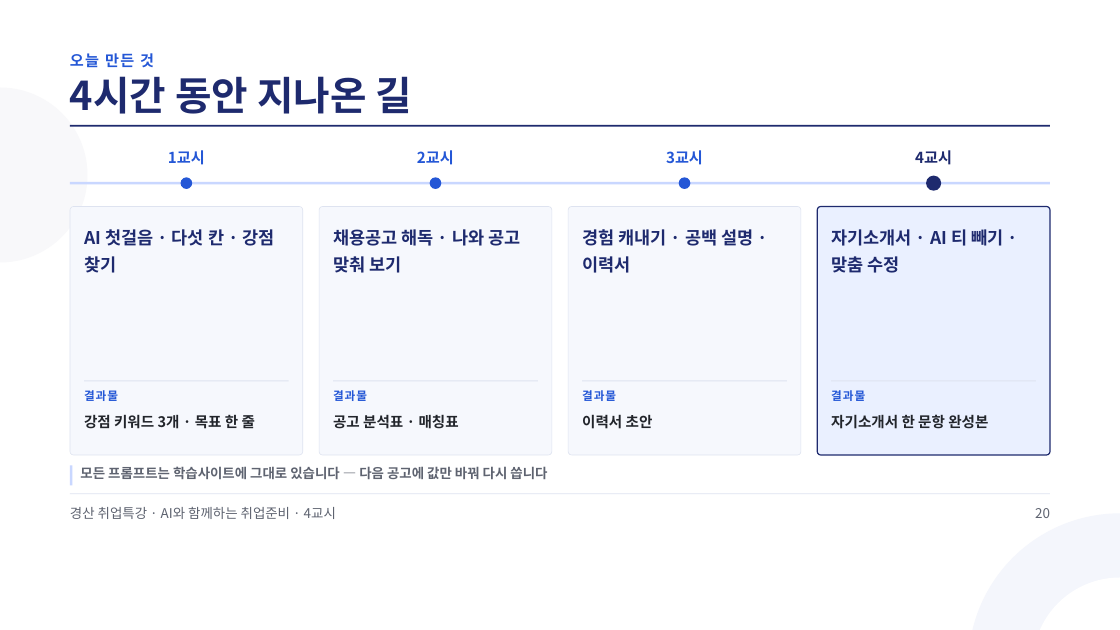
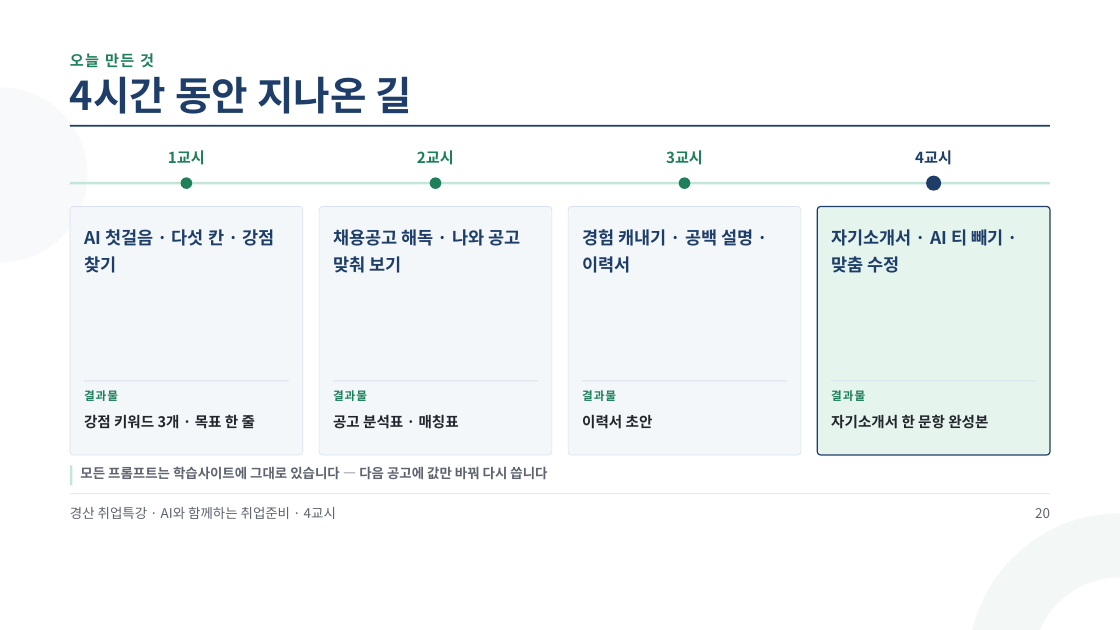
Before and after one commit to aebonlee/materials, a slide deck: slide 20 of gyeongsan/GSJOB_4교시_자기소개서.pptx. Drawn at 1120x630 pixels with LibreOffice and Linux fonts; fonts in the diff are those of the drawing. Boxes give left, top, right and bottom in pixels: in the first picture for what was removed or moved away, otherwise in the second. Text is boxed around its words. In the diff, an @@ line names an element or a change of style, - is before the commit and + after.

```diff
--- a/gyeongsan/GSJOB_4교시_자기소개서.pptx
+++ b/gyeongsan/GSJOB_4교시_자기소개서.pptx
@@ ellipse at [0, 87, 87, 262]: fill #F8F8FA to #F8F9FA @@
@@ rectangle at [70, 125, 1050, 127]: fill #1E2A6E to #1E3E69 @@
@@ fill #2457D6 to #1E7F5B in 3 elements at [180, 178, 192, 189], [430, 178, 441, 189], [679, 178, 690, 189] @@
@@ ellipse at [926, 176, 941, 191]: fill #1E2A6E to #1E3E69 @@
@@ rectangle at [70, 182, 1050, 184]: fill #C9D7FF to #C3E6D8 @@
@@ fill #F6F8FD to #F4F7FA; outline #DEE3F0 0.75 pt to #D8E1EE 0.75 pt in 3 elements at [70, 207, 303, 455], [319, 207, 552, 455], [568, 207, 801, 455] @@
@@ rounded rectangle at [817, 207, 1050, 455]: fill #EAF0FF to #E6F4EE; outline #1E2A6E 1.5 pt to #1E3E69 1.5 pt @@
@@ text colour #1E2A6E to #1E3E69 in 6 elements at [70, 76, 412, 114], [84, 229, 275, 273], [333, 229, 521, 273], [582, 229, 753, 273], [915, 150, 952, 165], [831, 229, 1003, 273] @@
@@ text colour #2457D6 to #1E7F5B in 8 elements at [70, 53, 154, 68], [168, 150, 205, 165], [84, 390, 118, 401], [417, 150, 454, 165], [333, 390, 367, 401], [666, 150, 703, 165], [582, 390, 616, 401], [831, 390, 865, 401] @@
@@ rectangle at [831, 380, 1036, 381]: fill #DEE3F0 to #D8E1EE @@
@@ rectangle at [70, 465, 72, 485]: fill #C9D7FF to #C3E6D8 @@
```
Also in this commit, not shown: 21 other slides changed, 7 other files.
